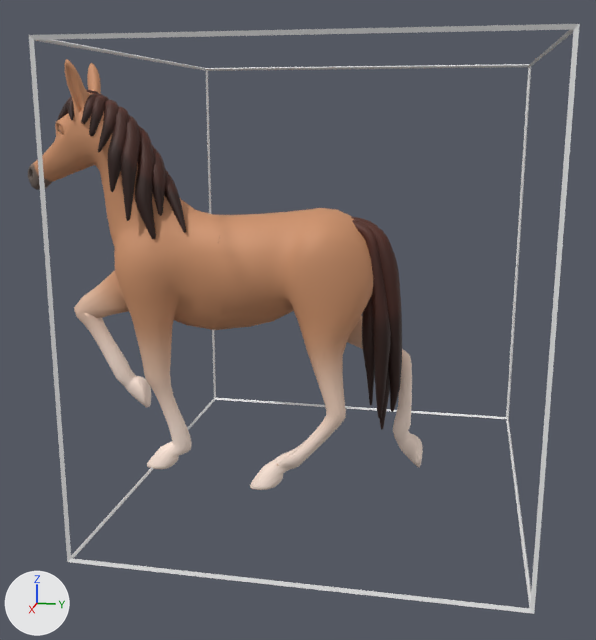
One commit to the glTF model blender/horse.glb: the scene before it, then after it.
The view is the same before and after, from a 50 mm lens placed at (3.76, 0.59, 0.73), pointed at (0.03, -0.16, -0.2). The lights are fixed; the arrows at lower left show +X, +Y and +Z. Both versions are drawn at frame 30 of the action 'walk'; the numbers are the values there. Vertices at the same position are counted once.

Names of what the first picture shows: 'A_Horse', 'Z_Cube'.
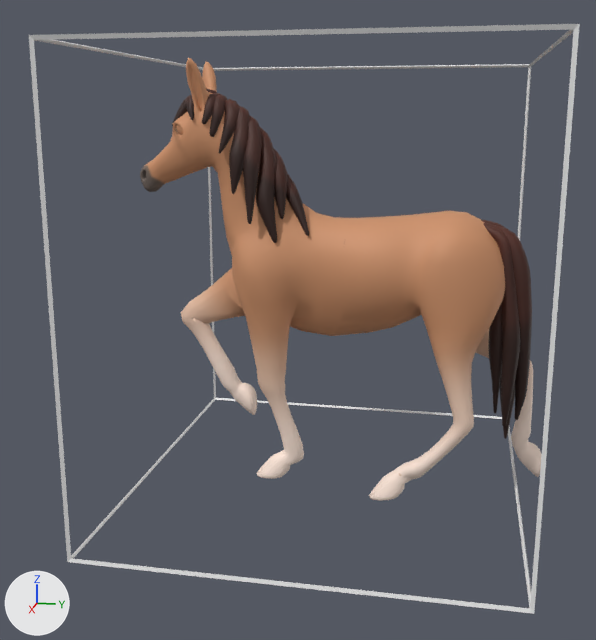
The edits, one by one:
me_mesh has 5478 vertices, 10816 faces and spans x -0.23..0.23, y -1.5..0.44, z -1.01..0.99.
me_mesh is used by ob_a_horse; location (0.0, 0.0, 0.0).
me_mesh part 1: the whole mesh is moved by (0.0, 0.58, 0.0).

Where the change shows, as pixel boxes (x1, y1, x2, y2) in the pictures (596 x 640 px):
'A_Horse', mesh moved
    before: (28, 59, 423, 490)
    after: (140, 58, 542, 501)
